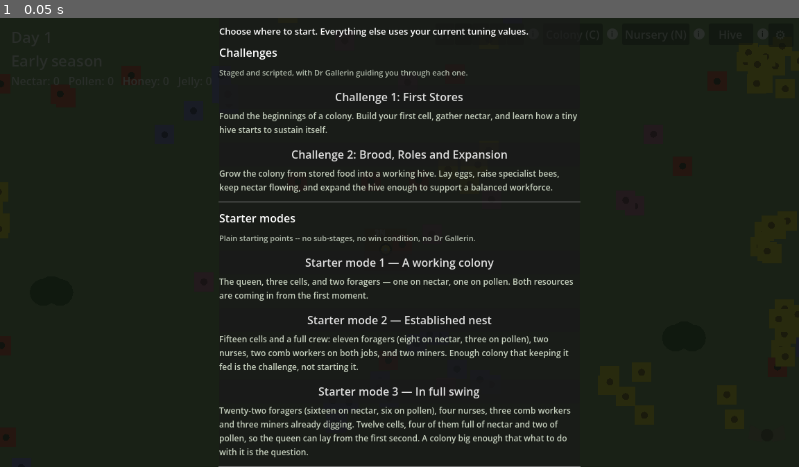
Above: before the commit, frame 1.
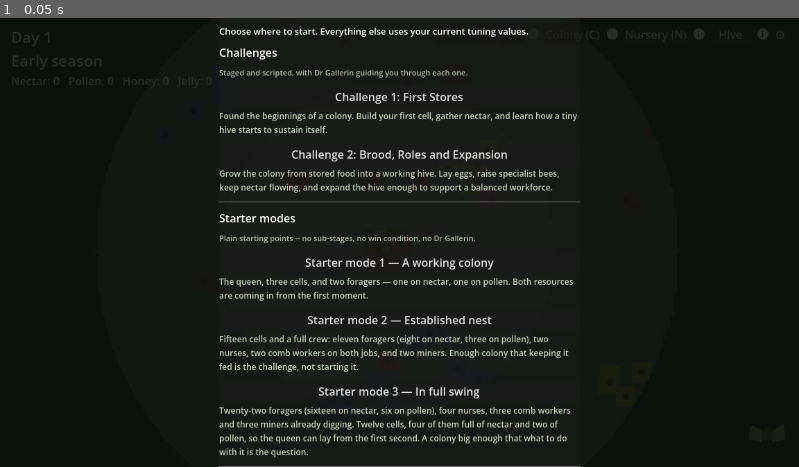
Above: after the commit, the same moment.

Repository: wonderburg7/meadow
Game: Godot game, scene res://scenes/Main.tscn
Same seed, same stepped clock (60 frames per second), same inputs: the game is played once before the commit and once after it.
Inputs:
- Up to frame 1 (0.05 s): no input

The runs differ from the first frame. In frame 1, 1.7% of the frame differs, in the area x 0-100%, y 5-92%.

Commit message:
Fix fog mask shader reading an unbound texture uniform
draw_texture_rect(_mask_texture, ...) binds the mask to the canvas
item's built-in TEXTURE sampler, but fog_mask.gdshader reads a separate
custom mask_tex uniform that nothing was setting. An unbound sampler2D
falls back to Godot's default white texture, which reads as "fully lit"
in the shader -- so fog drew fully transparent everywhere, always.
Caught by Dave's first hands-on check. _update_mask_texture now binds
mask_tex via set_shader_parameter whenever it (re)creates the texture.

source_checks.py/balance_tests.py pass, a fresh Godot boot is clean.

Diff:
--- a/scripts/fog_of_war.gd
+++ b/scripts/fog_of_war.gd
@@ -320,11 +320,16 @@
 ## Rebuilds `_mask_image`/`_mask_texture` only when the visible tile span's
 ## size changes (camera zoom); an unchanged size just overwrites the pixel
 ## data in place instead of reallocating an Image/Texture2D every dirty
-## frame.
+## frame. Also (re)binds `mask_tex` on the shader -- `draw_texture_rect`
+## in `_draw_fog_body` feeds the built-in TEXTURE sampler, not a custom
+## uniform, so the shader would otherwise read an unset `mask_tex` (an
+## opaque-white fallback -- reads as "fully lit," hiding fog everywhere)
+## instead of this texture.
 func _update_mask_texture(w: int, h: int, data: PackedByteArray) -> void:
 	if _mask_image == null or _mask_image.get_width() != w or _mask_image.get_height() != h:
 		_mask_image = Image.create_from_data(w, h, false, Image.FORMAT_R8, data)
 		_mask_texture = ImageTexture.create_from_image(_mask_image)
+		_mask_material.set_shader_parameter("mask_tex", _mask_texture)
 	else:
 		_mask_image.set_data(w, h, false, Image.FORMAT_R8, data)
 		_mask_texture.update(_mask_image)
Not shown, changed: AUDIT_PLAN.md
Not shown, changed: NEXTSTEPS.md
